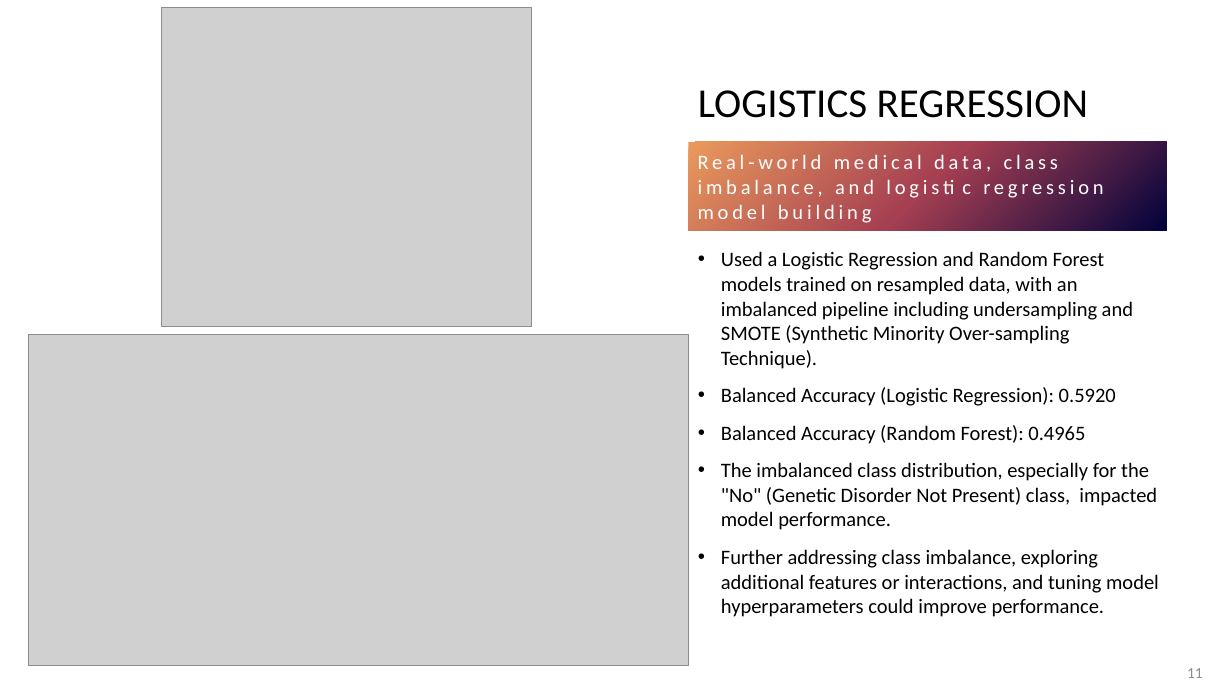
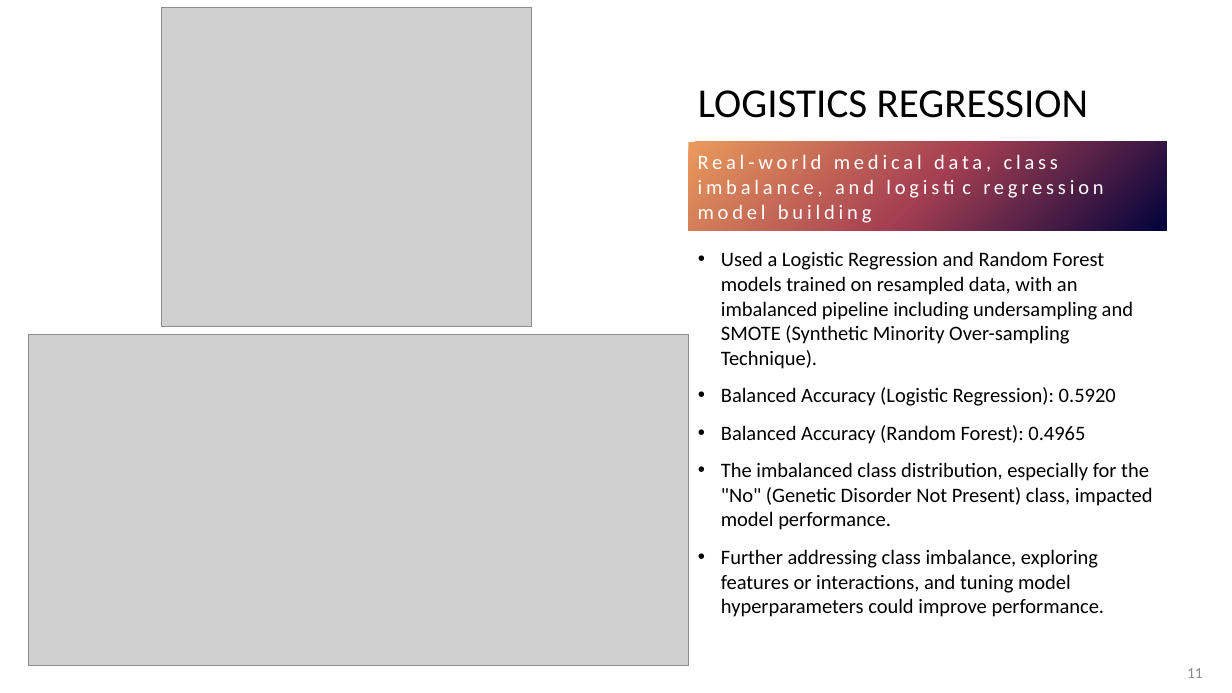
Before and after one commit to Mepseha/Project-4, a slide deck: slide 11 of Predicting Genetic Disorders.pptx. Drawn at 1232x693 pixels with LibreOffice and Linux fonts; fonts in the diff are those of the drawing; grey boxes stand for pictures. Boxes give left, top, right and bottom in pixels: in the first picture for what was removed or moved away, otherwise in the second. Text is boxed around its words. In the diff, an @@ line names an element or a change of style, - is before the commit and + after.

```diff
--- a/Predicting Genetic Disorders.pptx
+++ b/Predicting Genetic Disorders.pptx
@@ text at (721,549,1105,617): text changed @@
-• Further addressing class imbalance, exploring additional features or interactions, and tuning model hyperparameters could improve performance.
+• Further addressing class imbalance, exploring features or interactions, and tuning model hyperparameters could improve performance.
```
Also in this commit, not shown: 3 other slides changed.
